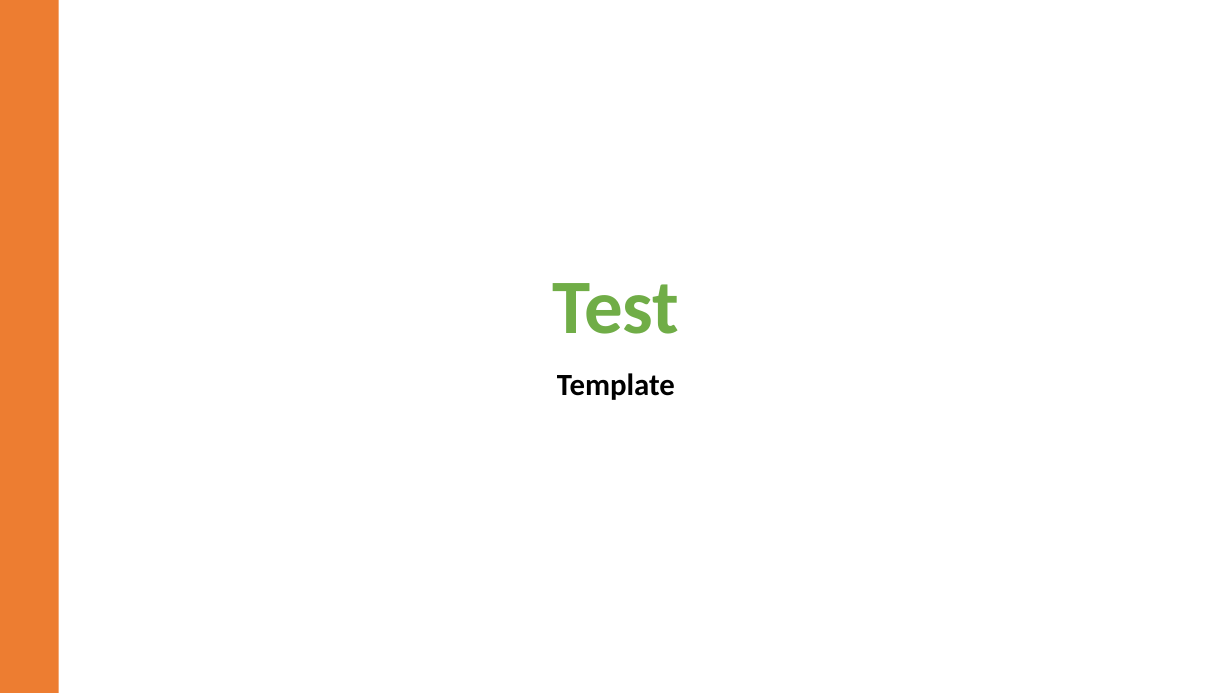
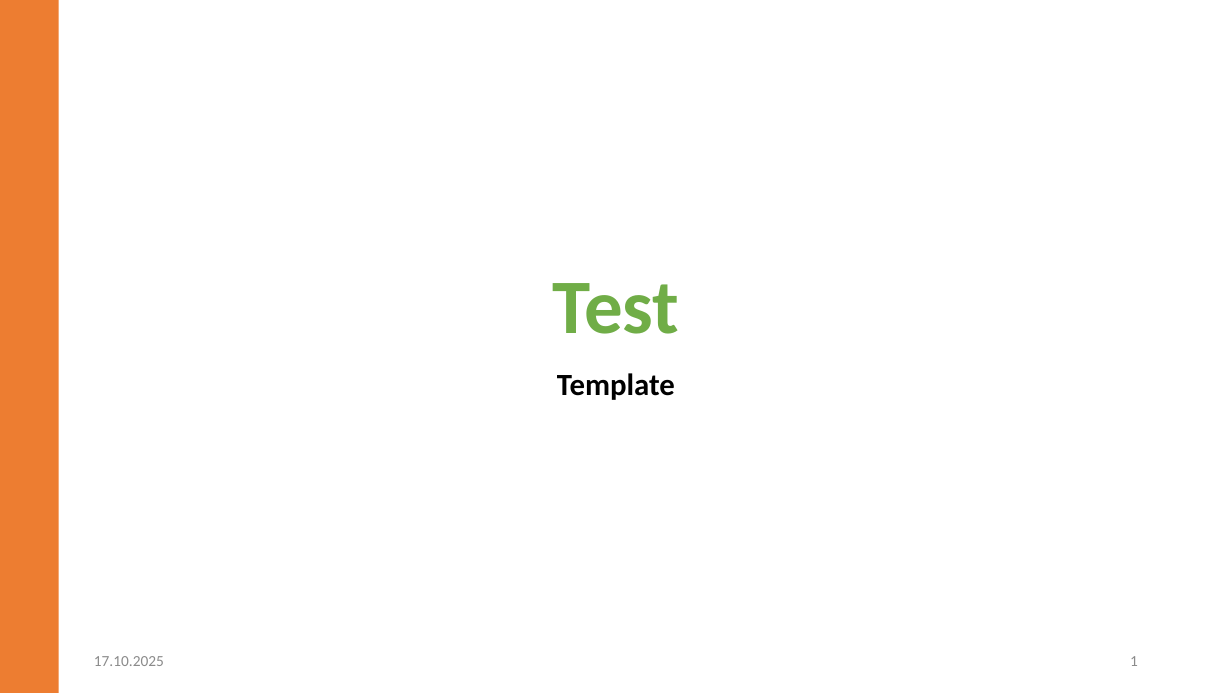
Before and after one commit to singerla/pptx-automizer, a slide deck: slide 1 of __tests__/pptx-templates/SlidesWithAdditionalMaster.pptx. Drawn at 1232x693 pixels with LibreOffice and Linux fonts; fonts in the diff are those of the drawing. Boxes give left, top, right and bottom in pixels: in the first picture for what was removed or moved away, otherwise in the second. Text is boxed around its words. In the diff, an @@ line names an element or a change of style, - is before the commit and + after.

```diff
--- a/__tests__/pptx-templates/SlidesWithAdditionalMaster.pptx
+++ b/__tests__/pptx-templates/SlidesWithAdditionalMaster.pptx
@@ text added at <box>94,656,164,666</box>, 12 pt, text #8C8C8C @@
+17.10.2025
@@ page number added at <box>1130,656,1138,666</box>, 12 pt, text #8C8C8C @@
+1
```
Also in this commit, not shown: 1 other slide changed, 15 other files.
